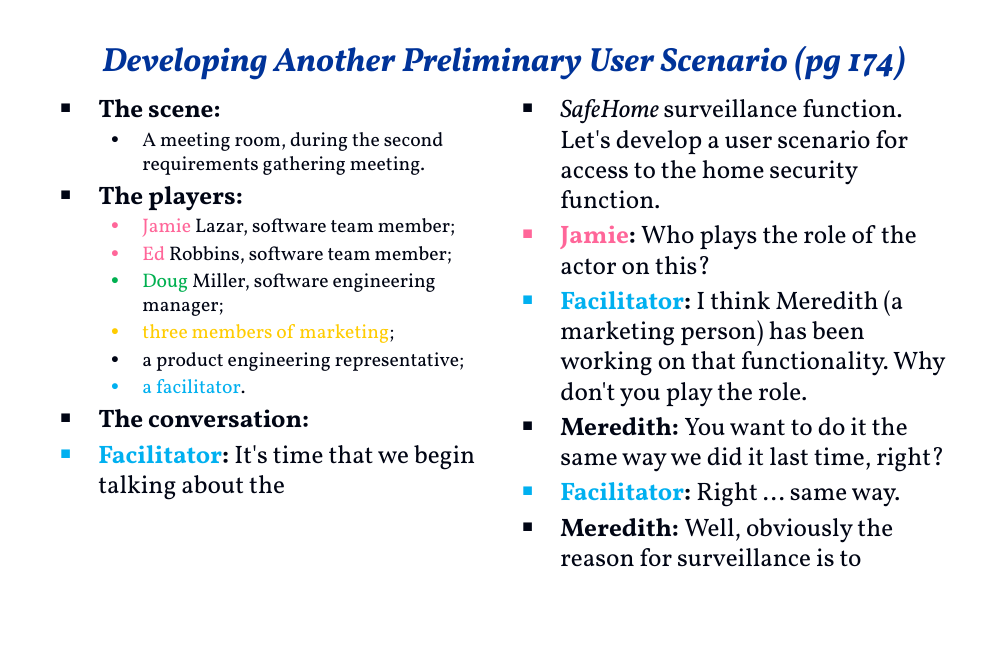
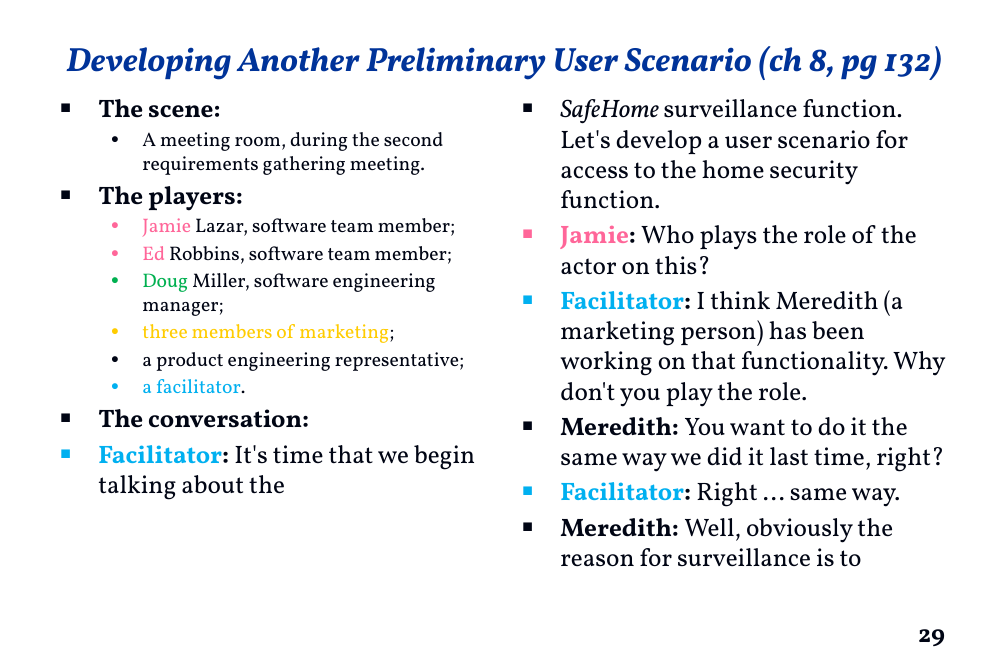
Before and after one commit to swtv-kaist/cs350-fall25, a slide deck: slide 29 of slides/safehome_dialog.pptx (slide 32 before the commit). Drawn at 1008x672 pixels with LibreOffice and Linux fonts; fonts in the diff are those of the drawing; background and template pictures are left out. Boxes give left, top, right and bottom in pixels: in the first picture for what was removed or moved away, otherwise in the second. Text is boxed around its words. In the diff, an @@ line names an element or a change of style, - is before the commit and + after.

```diff
--- a/slides/safehome_dialog.pptx
+++ b/slides/safehome_dialog.pptx
@@ title at bbox=[66, 46, 942, 80]: text changed @@
-Developing Another Preliminary User Scenario (pg 174)
+Developing Another Preliminary User Scenario (ch 8, pg 132)
@@ page number at bbox=[908, 612, 978, 658]: text changed; text colour #FFFFFF to #000514 @@
-32
+29
@@ page number at bbox=[918, 629, 945, 646]: text changed @@
-32
+29
```
Also in this commit, not shown: 63 other slides changed, 2 slides added, 1 other file.
